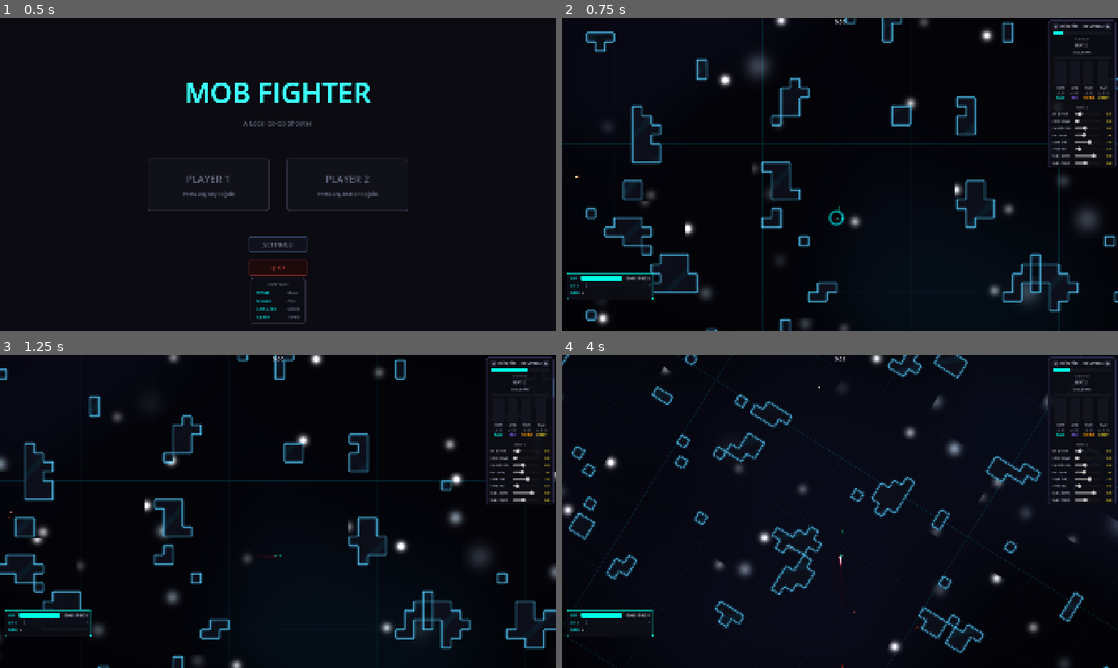
Above: before the commit, frames 1-4 (two rows, left to right).
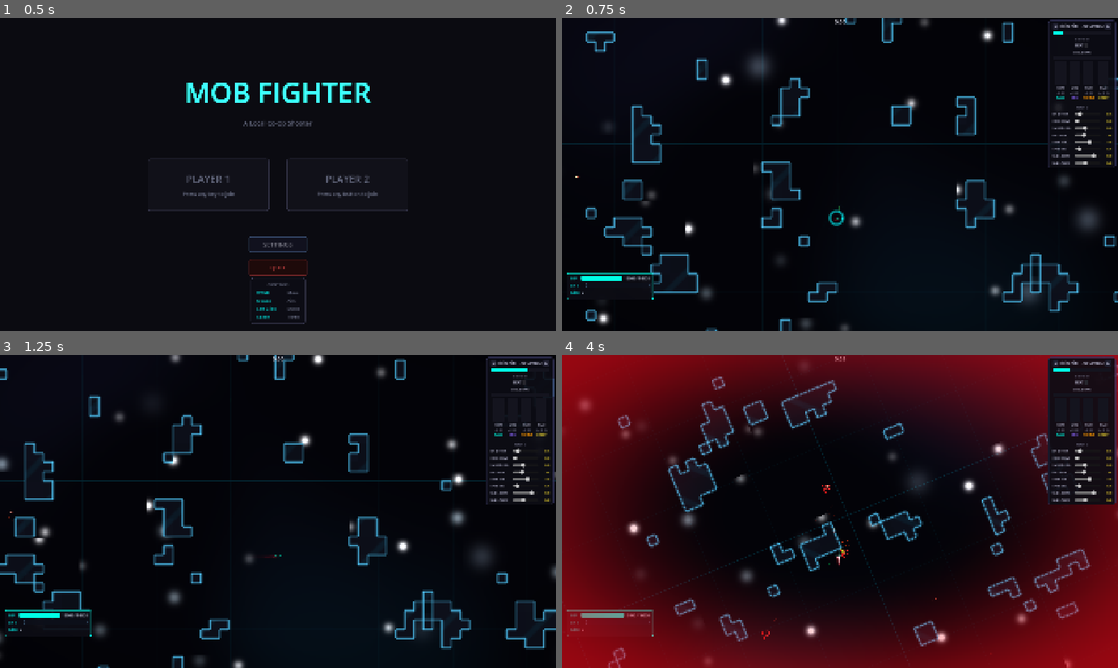
Above: after the commit, the same moments.

Repository: M-E-7/mob-fighter
Game: Godot game, scene res://Levels/MainMenu/MainMenu.tscn
Two runs of this game, one before a commit and one after it. Both use one fixed random seed, a clock stepped at 60 frames per second and the inputs below. Sound files missing from this copy of the repository are replaced by a short silence.
Inputs (mouse positions are in pixels of both pictures, inside the frame that each line leads up to):
- Up to frame 1 (0.5 s): no input
- Up to frame 2 (0.75 s): tap Enter at 0.5 s; move the mouse to (962, 158) at 0.52 s; hold Right (ui_right) from 0.53 s (still down); hold X (toggle_camera_mode, bound only after the commit) from 0.53 s (still down); click (962, 158) at 0.67 s
- Up to frame 3 (1.25 s): keep holding Right (ui_right); keep holding X (toggle_camera_mode, bound only after the commit)
- Up to frame 4 (4 s): move the mouse to (812, 511) at 1.27 s; release Right (ui_right) at 1.28 s; release X (toggle_camera_mode, bound only after the commit) at 1.28 s; hold Space (thrust_forward) from 1.28 s (still down); click (812, 511) at 1.35 s; tap X (toggle_camera_mode, bound only after the commit) at 1.55, 3.05 s; move the mouse to (851, 505) at 2.02 s; hold X (toggle_camera_mode, bound only after the commit) 2.03-2.78 s; click (851, 505) at 2.17 s; move the mouse to (834, 517) at 2.77 s; tap Shift at 2.85 s; click (834, 517) at 2.92 s; move the mouse to (878, 514) at 3.52 s; hold X (toggle_camera_mode, bound only after the commit) from 3.53 s (still down); tap Ctrl at 3.6 s; click (878, 514) at 3.67 s

Frame 1 is identical in both runs. In frame 2, 0.2% of the frame differs, in the area x 6-90%, y 0-100%; in frame 3, 0.8%; in frame 4, 63%, in the area x 0-100%, y 0-100%.

Commit message:
relative/absolute camera is now toggleable ingame

Diff:
--- /dev/null
+++ b/Components/FixedCameraComponent.tscn
@@ -0,0 +1,6 @@
+[gd_scene format=3 uid="uid://bm4qw3oakp2r7"]
+
+[ext_resource type="Script" uid="uid://ch9g2jk4lm7np" path="res://Components/Scripts/fixed_camera_component.gd" id="1_axbcd"]
+
+[node name="FixedCameraComponent" type="Node"]
+script = ExtResource("1_axbcd")
--- /dev/null
+++ b/Components/RelativeCameraComponent.tscn
@@ -0,0 +1,6 @@
+[gd_scene format=3 uid="uid://dv1x8y406a3bc"]
+
+[ext_resource type="Script" uid="uid://ef5hi8jk1lm3n" path="res://Components/Scripts/relative_camera_component.gd" id="1_fghij"]
+
+[node name="RelativeCameraComponent" type="Node"]
+script = ExtResource("1_fghij")
--- /dev/null
+++ b/Components/Scripts/fixed_camera_component.gd
@@ -0,0 +1,36 @@
+extends Node
+class_name FixedCameraComponent
+
+@export var entity: LivingEntity
+
+var camera: Camera2D
+var _tracking: bool = true
+
+const ROTATION_TRANSITION_SPEED := 10.0
+
+
+func _ready() -> void:
+	EventBus.entity_died.connect(_on_entity_died)
+
+
+func _process(delta: float) -> void:
+	if GameConfig.camera_relative_mode or camera == null:
+		return
+	camera.global_rotation = lerp_angle(camera.global_rotation, 0.0, 1.0 - exp(-ROTATION_TRANSITION_SPEED * delta))
+	if absf(camera.global_rotation) < 0.001:
+		camera.global_rotation = 0.0
+		camera.ignore_rotation = true
+	else:
+		camera.ignore_rotation = false
+	if _tracking and is_instance_valid(entity):
+		camera.global_position = entity.global_position
+
+
+func setup(p_entity: LivingEntity, p_camera: Camera2D) -> void:
+	entity = p_entity
+	camera = p_camera
+
+
+func _on_entity_died(dead: LivingEntity) -> void:
+	if dead == entity:
+		_tracking = false
--- /dev/null
+++ b/Components/Scripts/relative_camera_component.gd
@@ -0,0 +1,55 @@
+extends Node
+class_name RelativeCameraComponent
+
+@export var entity: LivingEntity
+@export var input_component: PlayerInputComponent
+
+var camera: Camera2D
+var _rel_cam_angle: float = 0.0
+var _display_cam_angle: float = 0.0
+var _look_ahead_angle: float = 0.0
+var _tracking: bool = true
+var _was_fixed: bool = false
+
+
+func _ready() -> void:
+	EventBus.entity_died.connect(_on_entity_died)
+
+
+func _process(delta: float) -> void:
+	if not GameConfig.camera_relative_mode or camera == null:
+		_was_fixed = true
+		return
+	camera.ignore_rotation = false
+	if _was_fixed:
+		_display_cam_angle = camera.global_rotation
+		_look_ahead_angle = camera.global_rotation
+		_was_fixed = false
+	var rot_w := 1.0 - exp(-GameConfig.camera_smoothing * delta)
+	_display_cam_angle = lerp_angle(_display_cam_angle, _rel_cam_angle, rot_w)
+	camera.global_rotation = _display_cam_angle
+	if _tracking and is_instance_valid(entity):
+		var la_w := 1.0 - exp(-GameConfig.camera_look_ahead_smoothing * delta)
+		_look_ahead_angle = lerp_angle(_look_ahead_angle, _rel_cam_angle, la_w)
+		var fwd := Vector2(sin(_look_ahead_angle), -cos(_look_ahead_angle))
+		camera.global_position = entity.global_position + fwd * GameConfig.camera_look_ahead
+	if input_component:
+		input_component.relative_camera_angle = _rel_cam_angle
+
+
+func _unhandled_input(event: InputEvent) -> void:
+	if not GameConfig.camera_relative_mode:
+		return
+	if event is InputEventMouseMotion:
+		_rel_cam_angle += (event as InputEventMouseMotion).relative.x * GameConfig.mouse_sensitivity
+
+
+func setup(p_entity: LivingEntity, p_camera: Camera2D, p_input: PlayerInputComponent) -> void:
+	entity = p_entity
+	camera = p_camera
+	input_component = p_input
+
+
+func _on_entity_died(dead: LivingEntity) -> void:
+	if dead == entity:
+		_tracking = false
--- a/Levels/LevelPrototype/basic_level.gd
+++ b/Levels/LevelPrototype/basic_level.gd
@@ -22,10 +22,6 @@
 var _hud: HUD
 var _pause_menu: PauseMenuUI
 var _game_over_shown: bool = false
-var _rel_cam_angle: float = 0.0
-var _display_cam_angle: float = 0.0
-var _look_ahead_angle: float = 0.0
-var _input_comp_p1: PlayerInputComponent
 
 
 func _ready() -> void:
@@ -35,7 +31,15 @@
 
 	_camera_p1 = Camera2D.new()
 	_subviewport_p1.add_child(_camera_p1)
-	_input_comp_p1 = _player1.get_node_or_null("PlayerInputComponent") as PlayerInputComponent
+	var input_comp_p1 := _player1.get_node_or_null("PlayerInputComponent") as PlayerInputComponent
+
+	var fixed_cam_p1 := preload("res://Components/FixedCameraComponent.tscn").instantiate() as FixedCameraComponent
+	add_child(fixed_cam_p1)
+	fixed_cam_p1.setup(_player1, _camera_p1)
+
+	var rel_cam_p1 := preload("res://Components/RelativeCameraComponent.tscn").instantiate() as RelativeCameraComponent
+	add_child(rel_cam_p1)
+	rel_cam_p1.setup(_player1, _camera_p1, input_comp_p1)
 
 	_level_up_ui.set("xp_component", _player1.get_node("XPComponent") as XPComponent)
 
@@ -95,35 +99,16 @@
 
 
 func _setup_split_screen() -> void:
-	# Camera2DP2 lives in SubViewportP2 and is position-synced to Player2 in _process().
-	# Explicitly share SubViewportP1's world so P2's camera sees the same scene.
+	# P2's camera lives in SubViewportP2, sharing SubViewportP1's world_2d so it sees the same scene.
 	_camera_p2 = Camera2D.new()
 	_subviewport_p2.world_2d = _subviewport_p1.world_2d
 	_subviewport_p2.add_child(_camera_p2)
 	_camera_p2.global_position = _player2.global_position
 	_level_up_ui.set("xp_component_p2", _player2.get_node("XPComponent") as XPComponent)
 
-
-func _process(delta: float) -> void:
-	if GameConfig.camera_relative_mode:
-		_camera_p1.ignore_rotation = false
-		var rot_w := 1.0 - exp(-GameConfig.camera_smoothing * delta)
-		_display_cam_angle = lerp_angle(_display_cam_angle, _rel_cam_angle, rot_w)
-		_camera_p1.global_rotation = _display_cam_angle
-		if not _p1_dead:
-			var la_w := 1.0 - exp(-GameConfig.camera_look_ahead_smoothing * delta)
-			_look_ahead_angle = lerp_angle(_look_ahead_angle, _rel_cam_angle, la_w)
-			var fwd := Vector2(sin(_look_ahead_angle), -cos(_look_ahead_angle))
-			_camera_p1.global_position = _player1.global_position + fwd * GameConfig.camera_look_ahead
-		if _input_comp_p1:
-			_input_comp_p1.relative_camera_angle = _rel_cam_angle
-	else:
-		_camera_p1.ignore_rotation = true
-		if not _p1_dead:
-			_camera_p1.global_position = _player1.global_position
-
-	if GameConfig.player_count == 2 and not _p2_dead and is_instance_valid(_player2):
-		_camera_p2.global_position = _player2.global_position
+	var fixed_cam_p2 := preload("res://Components/FixedCameraComponent.tscn").instantiate() as FixedCameraComponent
+	add_child(fixed_cam_p2)
+	fixed_cam_p2.setup(_player2, _camera_p2)
 
 
 func _on_level_generated(spawn_pos: Vector2) -> void:
@@ -149,8 +134,8 @@
 
 
 func _unhandled_input(event: InputEvent) -> void:
-	if GameConfig.camera_relative_mode and event is InputEventMouseMotion:
-		_rel_cam_angle += (event as InputEventMouseMotion).relative.x * GameConfig.mouse_sensitivity
+	if event.is_action_pressed("toggle_camera_mode") and not _game_over_shown:
+		_toggle_camera_mode()
 		return
 	if event.is_action_pressed("ui_cancel") and not _game_over_shown:
 		_pause_game()
@@ -174,6 +159,14 @@
 		_pause_menu.visible = false
 
 
+func _toggle_camera_mode() -> void:
+	GameConfig.camera_relative_mode = not GameConfig.camera_relative_mode
+	if GameConfig.camera_relative_mode:
+		Input.mouse_mode = Input.MOUSE_MODE_CAPTURED
+	else:
+		Input.mouse_mode = Input.MOUSE_MODE_VISIBLE
+
+
 func _show_game_over() -> void:
 	_game_over_shown = true
 	Input.mouse_mode = Input.MOUSE_MODE_VISIBLE
--- a/project.godot
+++ b/project.godot
@@ -82,6 +82,11 @@
 "events": [Object(InputEventJoypadButton,"resource_local_to_scene":false,"resource_name":"","device":0,"button_index":0,"pressure":0.0,"pressed":false,"script":null)
 ]
 }
+toggle_camera_mode={
+"deadzone": 0.5,
+"events": [Object(InputEventKey,"resource_local_to_scene":false,"resource_name":"","device":-1,"window_id":0,"alt_pressed":false,"shift_pressed":false,"ctrl_pressed":false,"meta_pressed":false,"pressed":false,"keycode":0,"physical_keycode":88,"key_label":0,"unicode":120,"location":0,"echo":false,"script":null)
+]
+}
 
 [physics]
 
Not shown, added: Components/Scripts/fixed_camera_component.gd.uid
Not shown, added: Components/Scripts/relative_camera_component.gd.uid
Not shown, changed: CLAUDE.md
Not shown, changed: docs/claude-camera.md
